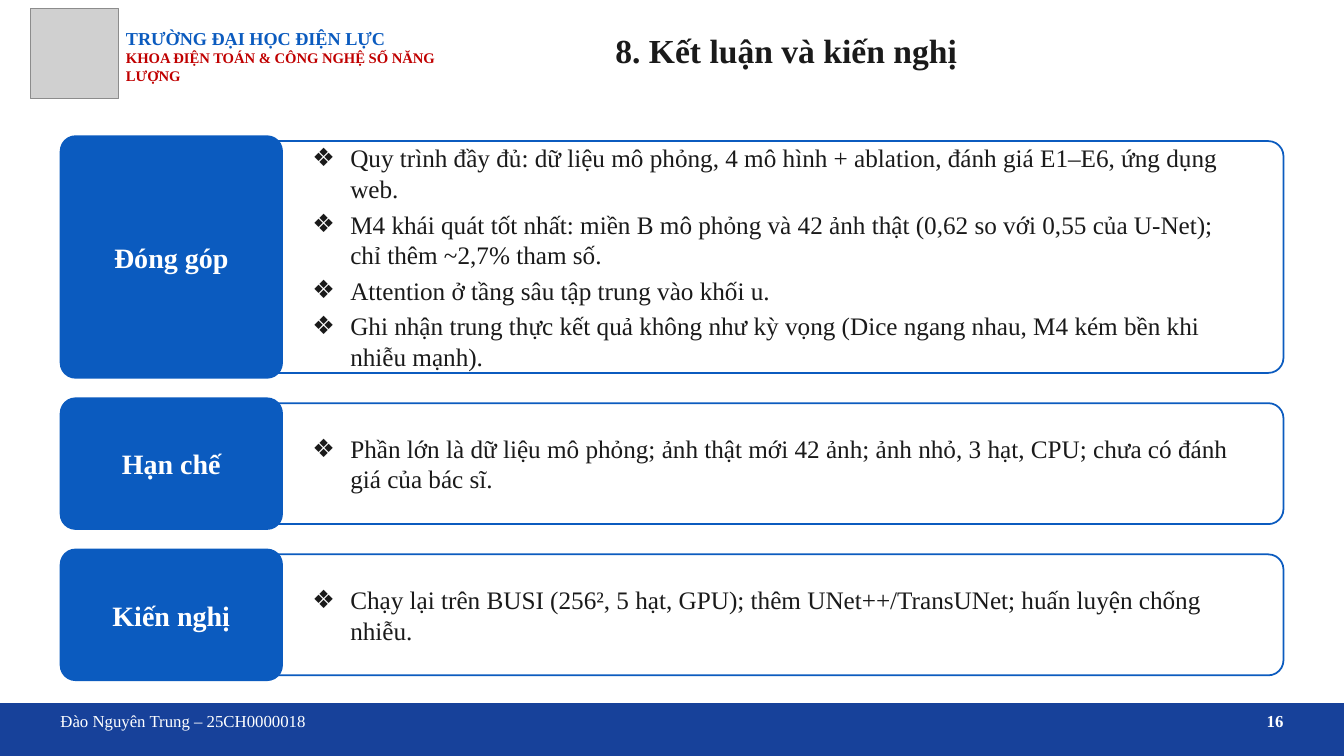
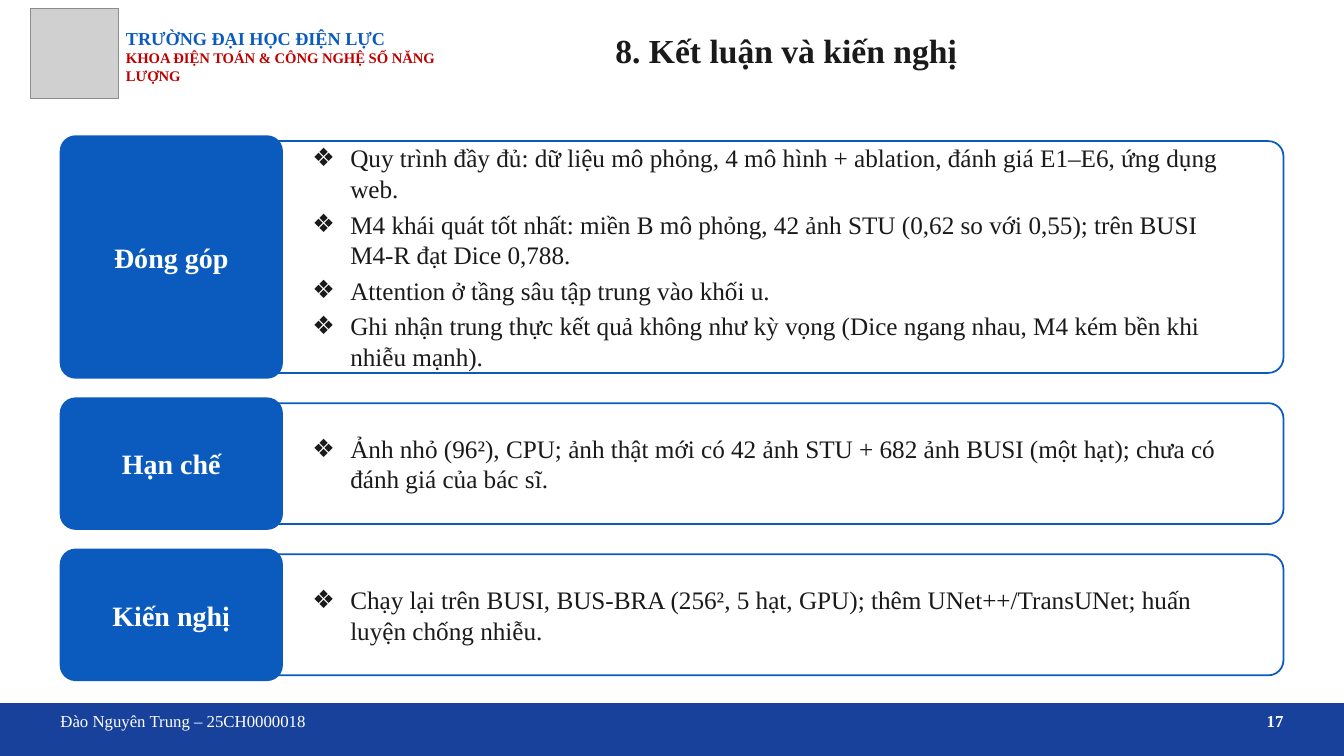
Before and after one commit to trungnguyen107/Medical-image-segmentation-breast-ultrasound-unet-attention, a slide deck: slide 17 of docs/Slide_bao_cao_DATN_U-Net_Attention.pptx (slide 16 before the commit). Drawn at 1344x756 pixels with LibreOffice and Linux fonts; fonts in the diff are those of the drawing; grey boxes stand for pictures; background and template pictures are left out. Boxes give left, top, right and bottom in pixels: in the first picture for what was removed or moved away, otherwise in the second. Text is boxed around its words. In the diff, an @@ line names an element or a change of style, - is before the commit and + after.

```diff
--- a/docs/Slide_bao_cao_DATN_U-Net_Attention.pptx
+++ b/docs/Slide_bao_cao_DATN_U-Net_Attention.pptx
@@ text at (350, 215, 1197, 268): text changed @@
-❖ M4 khái quát tốt nhất: miền B mô phỏng và 42 ảnh thật (0,62 so với 0,55 của U-Net); chỉ thêm ~2,7% tham số.
+❖ M4 khái quát tốt nhất: miền B mô phỏng, 42 ảnh STU (0,62 so với 0,55); trên BUSI M4-R đạt Dice 0,788.
@@ text at (350, 438, 1215, 494): text changed @@
-❖ Phần lớn là dữ liệu mô phỏng; ảnh thật mới 42 ảnh; ảnh nhỏ, 3 hạt, CPU; chưa có đánh giá của bác sĩ.
+❖ Ảnh nhỏ (96²), CPU; ảnh thật mới có 42 ảnh STU + 682 ảnh BUSI (một hạt); chưa có đánh giá của bác sĩ.
@@ text at (350, 590, 1191, 646): text changed @@
-❖ Chạy lại trên BUSI (256², 5 hạt, GPU); thêm UNet++/TransUNet; huấn luyện chống nhiễu.
+❖ Chạy lại trên BUSI, BUS-BRA (256², 5 hạt, GPU); thêm UNet++/TransUNet; huấn luyện chống nhiễu.
@@ text at (1267, 716, 1284, 727): text changed @@
-16
+17
```
Also in this commit, not shown: 3 other slides changed, 1 slide added, 16 other files.
